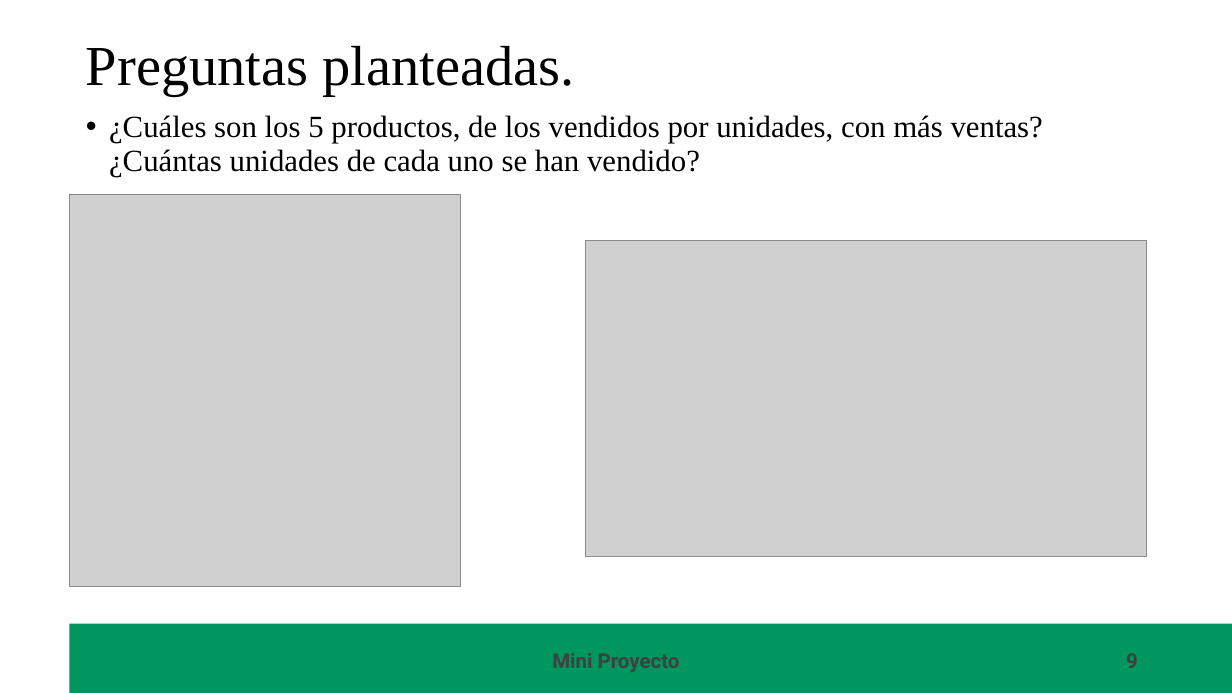
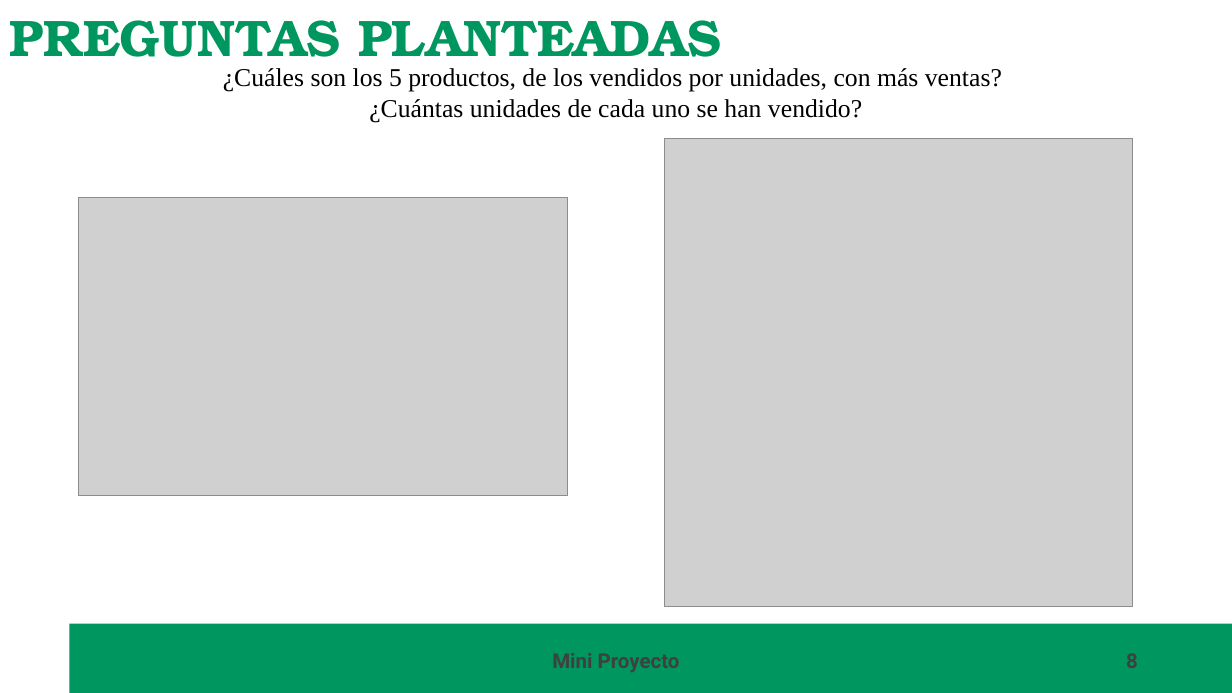
Before and after one commit to carmart4/ProyectoTD2025, a slide deck: slide 8 of presentacion/Presentacion.pptx (slide 9 before the commit). Drawn at 1232x693 pixels with LibreOffice and Linux fonts; fonts in the diff are those of the drawing; grey boxes stand for pictures; background and template pictures are left out. Boxes give left, top, right and bottom in pixels: in the first picture for what was removed or moved away, otherwise in the second. Text is boxed around its words. In the diff, an @@ line names an element or a change of style, - is before the commit and + after.

```diff
--- a/presentacion/Presentacion.pptx
+++ b/presentacion/Presentacion.pptx
@@ text at <box>9,20,721,70</box>: text changed; size 44 to 40 pt; font Times New Roman to TeX Gyre Bonum; text colour #000000 to #00965F; bold on @@
-Preguntas planteadas.
+PREGUNTAS PLANTEADAS
@@ text "¿Cuáles son los 5 productos, ..." at <box>223,68,1002,123</box>: vertical alignment top to middle @@
@@ text at <box>223,68,1002,123</box>: text changed; size 24 to 20 pt @@
-• ¿Cuáles son los 5 productos, de los vendidos por unidades, con más ventas? ¿Cuántas unidades de cada uno se han vendido?
+¿Cuáles son los 5 productos, de los vendidos por unidades, con más ventas?
+¿Cuántas unidades de cada uno se han vendido?
@@ picture: place and size @@
-picture at <box>69,195,461,587</box>
+picture at <box>665,139,1132,606</box>
@@ picture added at <box>79,198,567,496</box> @@
@@ picture removed at <box>586,240,1147,556</box> @@
@@ page number at <box>871,642,1148,679</box>: text changed @@
-9
+8
```
Also in this commit, not shown: 12 other slides changed, 1 slide added, 1 slide removed, 1 other file.
